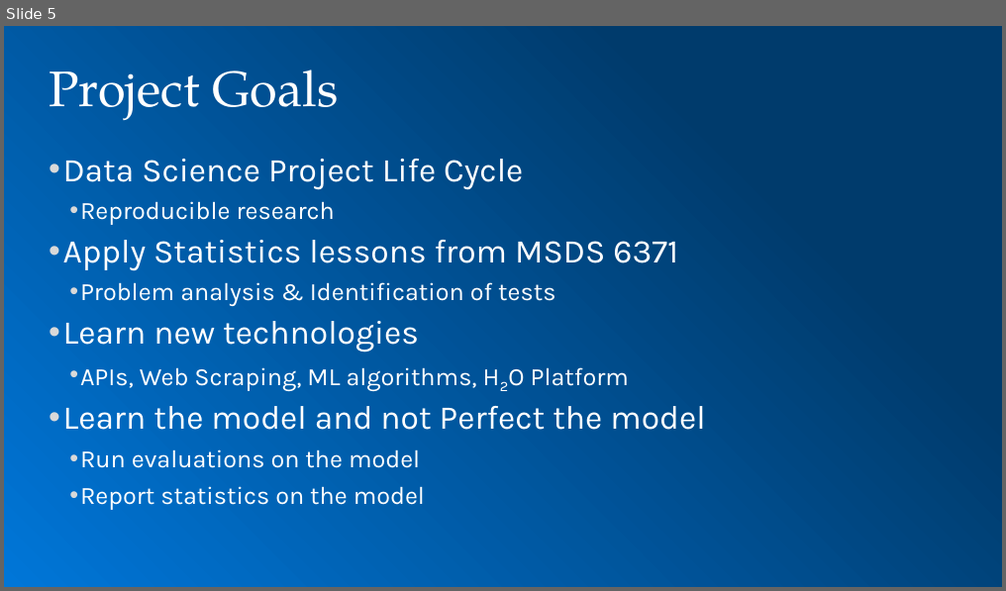
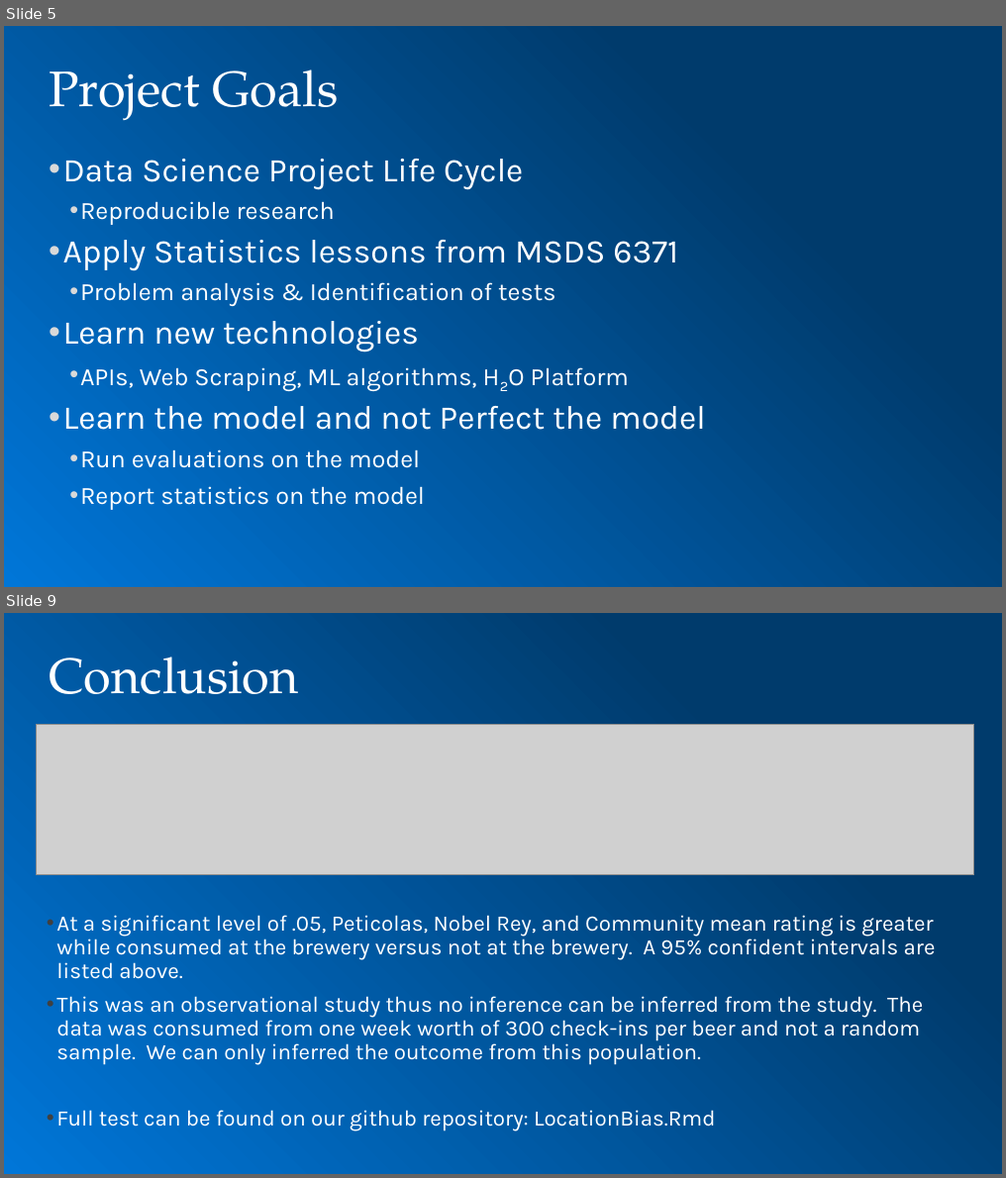
Before and after one commit to toadies/MSDS_CaseStudy2, a slide deck: presentation/MSDS 6306 Case Study 2.pptx. Shown one above the other, each under a label of ours: slide 5 before the commit, slides 5 and 9 after it; the slides between them are not shown. The pictures are 1006x591 and 1006x1178 pixels, drawn with LibreOffice and Linux fonts; fonts in the diff are those of the drawing; grey boxes stand for pictures; background and template pictures are left out. Boxes give left, top, right and bottom in pixels: in the first picture for what was removed or moved away, otherwise in the second. Text is boxed around its words. In the diff, an @@ line names an element or a change of style, - is before the commit and + after.

```diff
--- a/presentation/MSDS 6306 Case Study 2.pptx
+++ b/presentation/MSDS 6306 Case Study 2.pptx
@@ slide 9 added at (x1=4, y1=613, x2=1002, y2=1174), background gradient #003B6C to #0076D8 @@
@@ title added at (x1=49, y1=657, x2=299, y2=694), 36 pt, text #FFFFFF @@
+Conclusion
@@ picture added at (x1=36, y1=725, x2=974, y2=875) @@
@@ text added at (x1=56, y1=915, x2=936, y2=1132), 16 pt, text #FFFFFF @@
+• At a significant level of .05, Peticolas, Nobel Rey, and Community mean rating is greater while consumed at the brewery versus not at the brewery. A 95% confident intervals are listed above.
+• This was an observational study thus no inference can be inferred from the study. The data was consumed from one week worth of 300 check-ins per beer and not a random sample. We can only inferred the outcome from this population.
+• Full test can be found on our github repository: LocationBias.Rmd
```
Also in this commit, not shown: 1 slide changed, 3 other slides added, 8 other files.
